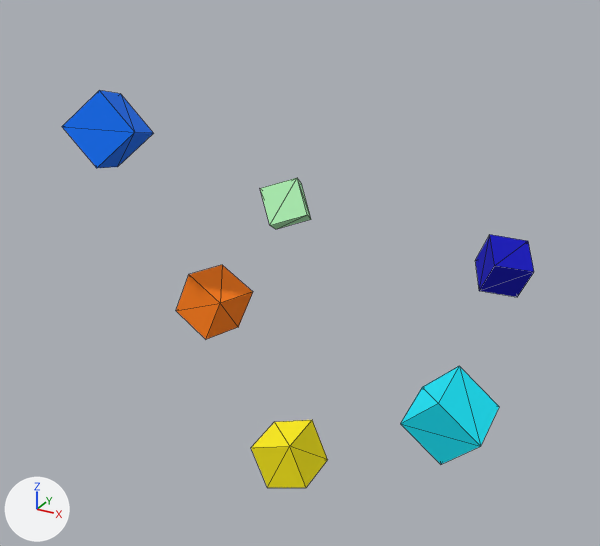
A saved change to the OBJ model cachedir/visualization/meshes/chairs_100/iter700_inst3_pred_6fd5a9839c5caa52e8f8c11a24c52ebb.obj.
Rendered twice from a camera (50 mm lens) standing at (0.375, -0.727, 0.369) and looking at (-0.015, -0.019, 0.014). Arrows for +X, +Y and +Z are at lower left; the lights stay in place. Mesh edges are drawn as thin lines. Where no turn or scale is listed for an object, it has been applied to the vertices.

The scene before the commit, as lines of its bpy script (objects in view):
```python
me_iter700_inst3_pred_6fd5a9839c5caa52e8f8c11a24c52ebb = bpy.data.meshes.new('iter700_inst3_pred_6fd5a9839c5caa52e8f8c11a24c52ebb')
me_iter700_inst3_pred_6fd5a9839c5caa52e8f8c11a24c52ebb.from_pydata(...)  # 48 vertices, 72 faces; spans x -0.18..0.236, y -0.186..0.233, z -0.177..0.222
# faces by material slot: [12, 12, 12, 12, 12, 12]
me_iter700_inst3_pred_6fd5a9839c5caa52e8f8c11a24c52ebb.materials.append(mat_m0)  # blue #0000be
me_iter700_inst3_pred_6fd5a9839c5caa52e8f8c11a24c52ebb.materials.append(mat_m1)  # blue #0073ff
me_iter700_inst3_pred_6fd5a9839c5caa52e8f8c11a24c52ebb.materials.append(mat_m2)  # cyan #00ebff
me_iter700_inst3_pred_6fd5a9839c5caa52e8f8c11a24c52ebb.materials.append(mat_m3)  # green #b9ffbe
me_iter700_inst3_pred_6fd5a9839c5caa52e8f8c11a24c52ebb.materials.append(mat_m4)  # yellow #ffef00
me_iter700_inst3_pred_6fd5a9839c5caa52e8f8c11a24c52ebb.materials.append(mat_m5)  # orange #ff7c00
ob_iter700_inst3_pred_6fd5a9839c5caa52e8f8c11a24c52ebb = bpy.data.objects.new('iter700_inst3_pred_6fd5a9839c5caa52e8f8c11a24c52ebb', me_iter700_inst3_pred_6fd5a9839c5caa52e8f8c11a24c52ebb)
ob_iter700_inst3_pred_6fd5a9839c5caa52e8f8c11a24c52ebb.location = (0.0, 0.0, 0.0)
```
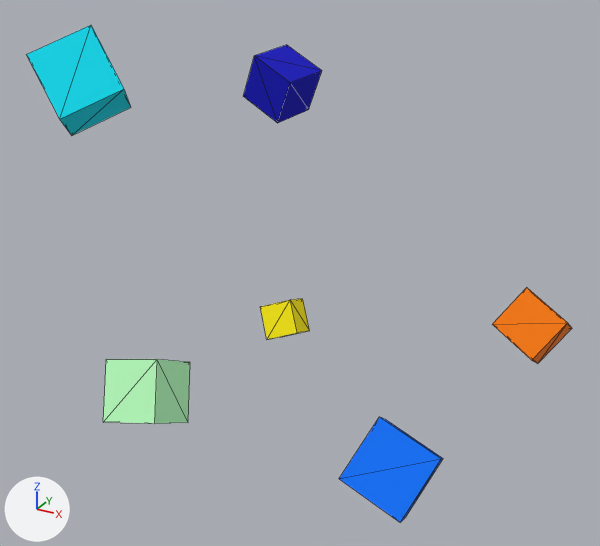
What differs and where, as boxes [x1, y1, x2, y2] in the pictures (600 x 546 px; the box of a moved part takes in the faces that stretch with it):
'iter700_inst3_pred_6fd5a9839c5caa52e8f8c11a24c52ebb', reshaped (16% wider, 25% taller)
    before: [62, 90, 534, 488]
    after: [26, 25, 572, 522]
part 1 of me_iter700_inst3_pred_6fd5a9839c5caa52e8f8c11a24c52ebb, moved or reshaped
    before: [475, 235, 534, 297]
    after: [243, 45, 322, 123]
part 2 of me_iter700_inst3_pred_6fd5a9839c5caa52e8f8c11a24c52ebb, moved or reshaped
    before: [62, 90, 154, 168]
    after: [339, 417, 443, 522]
part 3 of me_iter700_inst3_pred_6fd5a9839c5caa52e8f8c11a24c52ebb, moved or reshaped
    before: [401, 366, 499, 464]
    after: [26, 25, 131, 136]
part 4 of me_iter700_inst3_pred_6fd5a9839c5caa52e8f8c11a24c52ebb, moved or reshaped
    before: [260, 178, 311, 229]
    after: [103, 359, 190, 424]
part 5 of me_iter700_inst3_pred_6fd5a9839c5caa52e8f8c11a24c52ebb, moved or reshaped
    before: [251, 420, 328, 488]
    after: [260, 299, 310, 339]
part 6 of me_iter700_inst3_pred_6fd5a9839c5caa52e8f8c11a24c52ebb, moved or reshaped
    before: [176, 265, 253, 339]
    after: [492, 288, 572, 363]

The change, as a list of edits to the scene's bpy script:
```text
Change me_iter700_inst3_pred_6fd5a9839c5caa52e8f8c11a24c52ebb:
    where me_iter700_inst3_pred_6fd5a9839c5caa52e8f8c11a24c52ebb.from_pydata(...)  # 48 vertices, 72 faces; spans x -0.18..0.236, y -0.186..0.233, z -0.177..0.222
    used by ob_iter700_inst3_pred_6fd5a9839c5caa52e8f8c11a24c52ebb; location = (0.0, 0.0, 0.0)
    me_iter700_inst3_pred_6fd5a9839c5caa52e8f8c11a24c52ebb part 1: the loose piece of 8 vertices spanning x 0.107..0.186, y 0.154..0.233, z -0.061..0.013 is multiplied about its middle by the matrix ((0.777, -0.554, -0.808), (-0.722, 0.372, -0.95), (0.662, 1.057, -0.089)), then moved by (-0.297, -0.012, 0.191)
    me_iter700_inst3_pred_6fd5a9839c5caa52e8f8c11a24c52ebb part 2: the loose piece of 8 vertices spanning x -0.18..-0.1, y -0.186..-0.121, z 0.143..0.222 is multiplied about its middle by the matrix ((1.142, -0.051, -0.507), (0.175, 1.207, 0.272), (0.478, -0.319, 1.11)), then moved by (0.301, -0.019, -0.255)
    me_iter700_inst3_pred_6fd5a9839c5caa52e8f8c11a24c52ebb part 3: the loose piece of 8 vertices spanning x 0.167..0.236, y -0.185..-0.123, z -0.056..0.021 is multiplied about its middle by the matrix ((0.072, -0.413, -1.178), (0.707, 0.985, -0.302), (1.028, -0.649, 0.29)), then moved by (-0.352, -0.019, 0.245)
    me_iter700_inst3_pred_6fd5a9839c5caa52e8f8c11a24c52ebb part 4: the loose piece of 8 vertices spanning x -0.168..-0.09, y 0.113..0.19, z -0.017..0.059 is multiplied about its middle by the matrix ((1.16, 0.484, 0.088), (-0.489, 1.159, 0.073), (-0.053, -0.101, 1.255)), then moved by (0.017, -0.315, -0.103)
    me_iter700_inst3_pred_6fd5a9839c5caa52e8f8c11a24c52ebb part 5: the loose piece of 8 vertices spanning x -0.008..0.056, y -0.137..-0.086, z -0.177..-0.112 is multiplied about its middle by the matrix ((0.946, -0.057, -0.053), (0.073, 0.862, 0.389), (0.025, -0.392, 0.864)), then moved by (-0.166, 0.281, -0.01)
    me_iter700_inst3_pred_6fd5a9839c5caa52e8f8c11a24c52ebb part 6: the loose piece of 8 vertices spanning x -0.113..-0.042, y -0.118..-0.06, z -0.038..0.03 is multiplied about its middle by the matrix ((1.231, -0.256, 0.18), (0.159, 1.141, 0.535), (-0.27, -0.496, 1.138)), then moved by (0.266, 0.284, -0.091)
```
